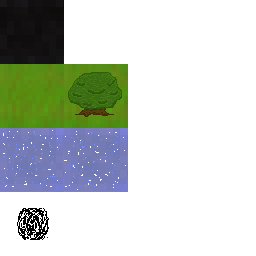
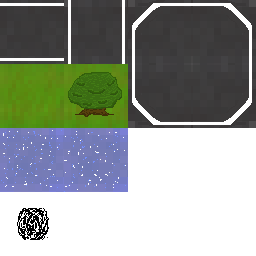
Layer changes from the first 256 × 256 image to the second:
added layer "Layer #14" above "Transformation copy" over 128, 64, 192, 128
added layer "Transformation copy" above "Transformation" over 192, 64, 256, 128
added layer "Transformation" above "Layer #12" over 192, 0, 256, 64
added layer "Layer #12" above "Layer #11" over 128, 0, 192, 64
added layer "Layer #11" above "Layer #8" over 64, 0, 128, 64
added layer "Layer #8" above "Layer #4" over 0, 0, 64, 64
hid "Layer #4" over 0, 0, 64, 64
